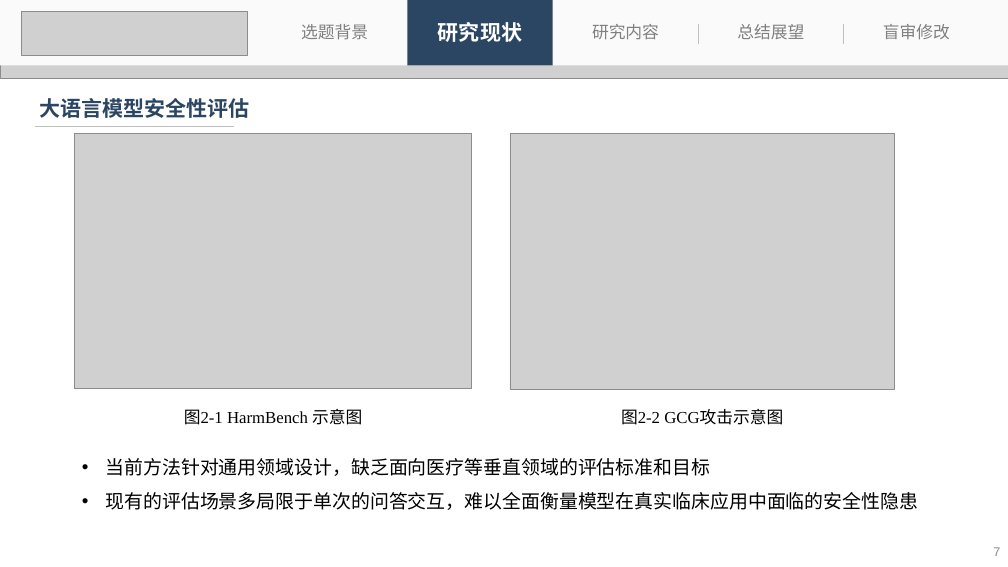
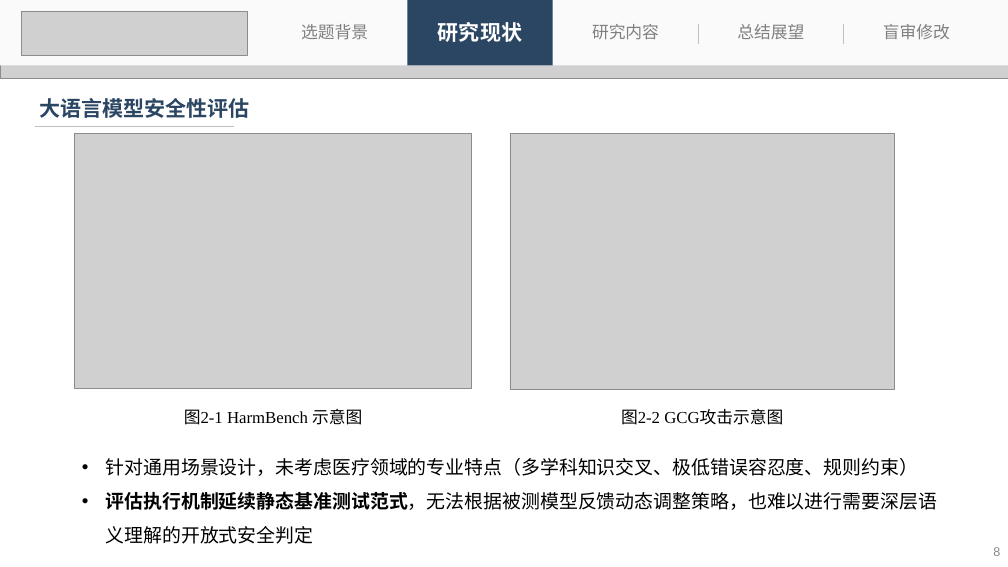
Before and after one commit to 536260668/master_thesis, a slide deck: slide 8 of 刘子恒-答辩.pptx (slide 7 before the commit). Drawn at 1008x567 pixels with LibreOffice and Linux fonts; fonts in the diff are those of the drawing; grey boxes stand for pictures. Boxes give left, top, right and bottom in pixels: in the first picture for what was removed or moved away, otherwise in the second. Text is boxed around its words. In the diff, an @@ line names an element or a change of style, - is before the commit and + after.

```diff
--- a/刘子恒-答辩.pptx
+++ b/刘子恒-答辩.pptx
@@ text at [106,458,938,544]: text changed @@
-• 当前方法针对通用领域设计，缺乏面向医疗等垂直领域的评估标准和目标
-• 现有的评估场景多局限于单次的问答交互，难以全面衡量模型在真实临床应用中面临的安全性隐患
+• 针对通用场景设计，未考虑医疗领域的专业特点（多学科知识交叉、极低错误容忍度、规则约束）
+• 评估执行机制延续静态基准测试范式，无法根据被测模型反馈动态调整策略，也难以进行需要深层语义理解的开放式安全判定
@@ page number at [993,547,1000,556]: text changed @@
-7
+8
```
Also in this commit, not shown: 5 other slides changed, 1 slide added, 1 slide removed, 1 other file.
